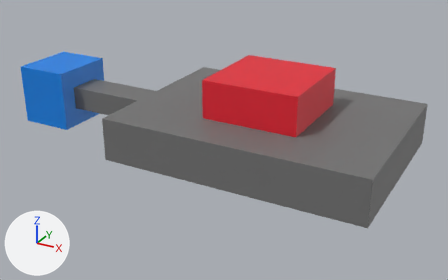
The FBX model Assets/Models/Protagonist Model/gizmo.fbx as it was, and as the next commit left it.
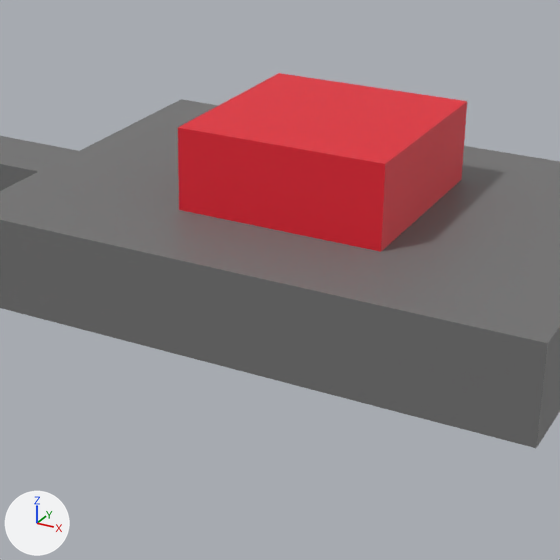
Each version is shown whole from a 50 mm camera at (2.47, -5.47, 2.53) aimed at (-0.46, -0.15, -0.14), then close up on the part from 27% to 85% of the width and 8% to 100% of the height. Every picture has the same lights, and +X, +Y and +Z are marked at lower left. Where no turn or scale is listed for an object, it has been applied to the vertices.
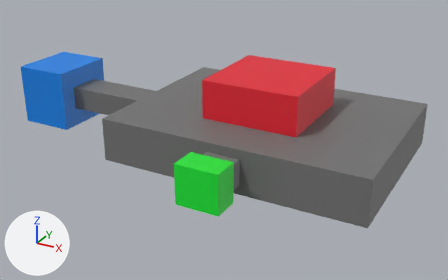
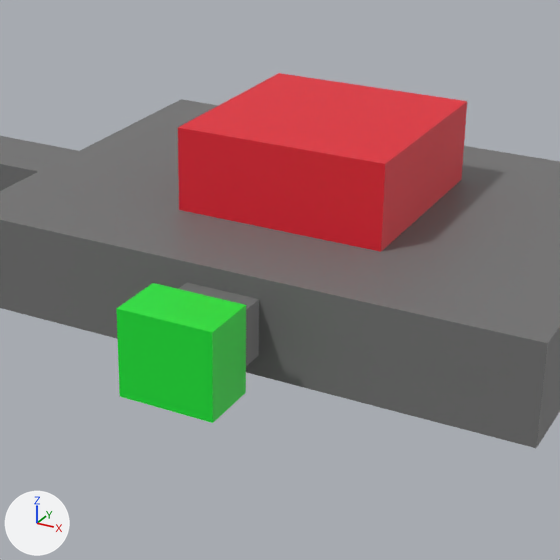
Commit message: tweaked gizmo model

Boxes [x1, y1, x2, y2] around the edits, measured in the close-ups (560 x 560 px):
part 1 of me_cube, built on: before [121, 247, 333, 394]; after [116, 247, 333, 423]

Diff of the bpy script that builds the scene:
```diff
--- a/Assets/Models/Protagonist Model/gizmo.fbx.py
+++ b/Assets/Models/Protagonist Model/gizmo.fbx.py
@@ mat_material_003 @@
+mat_material_003 = principled_material('Material.003')
+mat_material_003.base_color = (0.00724, 0.8, 0.0379)  # green #14e737
@@ me_cube @@
 # used by ob_cube; location = (0.0, 0.0, 0.0)
-me_cube.from_pydata(...)  # 52 vertices, 50 faces; spans x -3.11..1.38, y -1.0..1.0, z -0.35..0.63
+me_cube.from_pydata(...)  # 68 vertices, 66 faces; spans x -3.11..1.38, y -1.47..1.0, z -0.35..0.63
+# me_cube part 1
+# 1 face is deleted
+# 16 vertices are added at x -0.22..0.22, y -1.47..-1.0, z -0.2..0.2
+# 8 new faces join them, mat_material (grey #747474)
+# 9 new faces join them, mat_material_003 (green #14e737)
 me_cube.materials.append(mat_material)
@@ me_cube @@
 me_cube.materials.append(mat_material_002)
+me_cube.materials.append(mat_material_003)  # green #14e737
```
